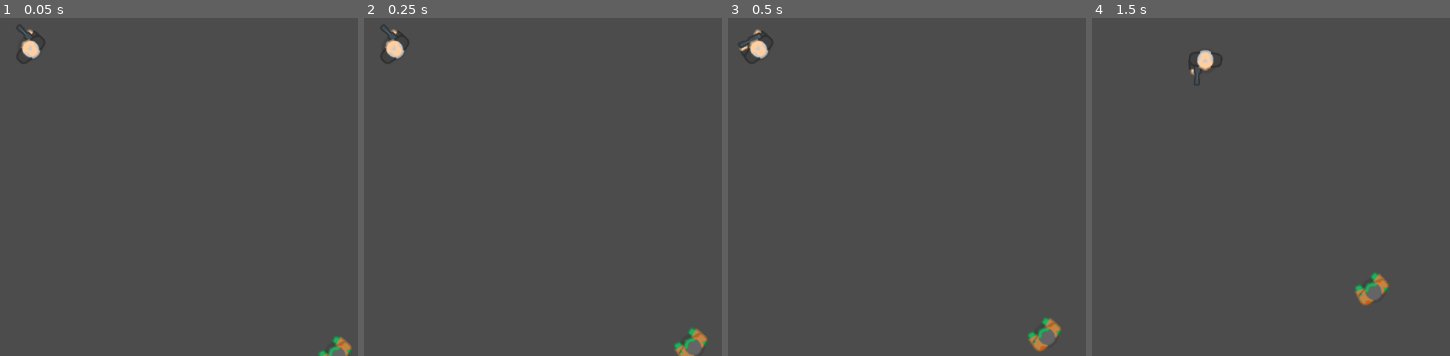
Above: before the commit, frames 1-4 (left to right).
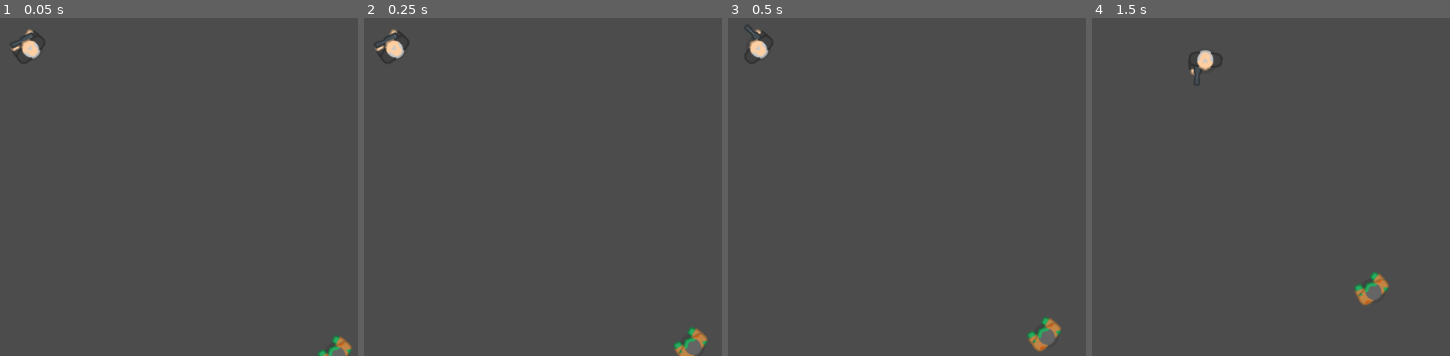
Above: after the commit, the same moments.

Repository: oscaralonsob/gdZombieSurvivors
Game: Godot game, scene res://game.tscn
The game is run twice, just before and just after one commit, with the same random seed, the same clock (stepped at 60 frames per second) and the same inputs.
Inputs (mouse positions are in pixels of both pictures, inside the frame that each line leads up to):
- Up to frame 1 (0.05 s): no input
- Up to frame 2 (0.25 s): no input
- Up to frame 3 (0.5 s): no input
- Up to frame 4 (1.5 s): move the mouse to (outside the picture) at 0.52 s; hold Right (ui_right) 0.53-1.28 s; move the mouse to (1199, 146) at 1.27 s; hold Down (ui_down) from 1.28 s (still down)

The runs differ from the first frame. In frame 1, less than 0.1% of the frame differs, in the area x 2-10%, y 2-12%; in frame 2, less than 0.1%; in frame 3, less than 0.1%; in frame 4, nothing differs.

Commit message:
feat: bulletas trigger collider to allow go trhough enemies

Diff:
--- a/godot/bullet/scene/Bullet.gd
+++ /dev/null
@@ -1,29 +0,0 @@
-extends KinematicBody2D
-
-
-const SPEED = 300
-
-# TODO: not constant in some moment
-const DMG = 10
-
-
-func _ready() -> void:
-	scale = Vector2(0.5, 0.5)
-
-
-func _physics_process(_delta: float) -> void:
-	_process_movement(_delta)
-
-
-func _process_movement(delta: float) -> void:
-	var collision_info: KinematicCollision2D  = move_and_collide(global_transform.x * SPEED * delta)
-
-	if collision_info != null:
-		_execute_collision(collision_info)
-
-
-func _execute_collision(collision: KinematicCollision2D ) -> void:
-	if collision.collider.has_method("recieve_projectile_damage"):
-		collision.collider.recieve_projectile_damage(DMG)
-
-	queue_free()
--- /dev/null
+++ b/godot/bullet/scene/Bullet.tscn
@@ -0,0 +1,22 @@
+[gd_scene load_steps=4 format=2]
+
+[ext_resource path="res://bullet/asset/bullet.png" type="Texture" id=1]
+[ext_resource path="res://bullet/script/Bullet.gd" type="Script" id=2]
+
+[sub_resource type="CapsuleShape2D" id=1]
+radius = 6.07709
+height = 6.08521
+
+[node name="Bullet" type="Node2D"]
+script = ExtResource( 2 )
+
+[node name="Sprite" type="Sprite" parent="."]
+texture = ExtResource( 1 )
+
+[node name="Area2D" type="Area2D" parent="."]
+
+[node name="CollisionShape2D" type="CollisionShape2D" parent="Area2D"]
+rotation = 1.5708
+shape = SubResource( 1 )
+
+[connection signal="body_entered" from="Area2D" to="." method="_on_Area2D_body_entered"]
--- /dev/null
+++ b/godot/bullet/script/Bullet.gd
@@ -0,0 +1,26 @@
+extends Node2D
+
+
+const SPEED = 300
+
+# TODO: not constant in some moment
+const DMG = 10
+
+
+func _ready() -> void:
+	scale = Vector2(0.5, 0.5)
+
+
+func _physics_process(_delta: float) -> void:
+	_process_movement(_delta)
+
+
+func _process_movement(delta: float) -> void:
+	translate(global_transform.x * SPEED * delta)
+
+
+func _on_Area2D_body_entered(body):
+	if body.has_method("recieve_projectile_damage"):
+		body.recieve_projectile_damage(DMG)
+
+	queue_free()
--- a/godot/bullet/script/Bullet.tscn
+++ /dev/null
@@ -1,18 +0,0 @@
-[gd_scene load_steps=4 format=2]
-
-[ext_resource path="res://bullet/asset/bullet.png" type="Texture" id=1]
-[ext_resource path="res://bullet/scene/Bullet.gd" type="Script" id=2]
-
-[sub_resource type="CapsuleShape2D" id=1]
-radius = 9.0
-height = 6.0
-
-[node name="Bullet" type="KinematicBody2D"]
-script = ExtResource( 2 )
-
-[node name="Sprite" type="Sprite" parent="."]
-texture = ExtResource( 1 )
-
-[node name="CollisionShape2D" type="CollisionShape2D" parent="."]
-rotation = 1.5708
-shape = SubResource( 1 )
--- a/godot/game.tscn
+++ b/godot/game.tscn
@@ -1,13 +1,11 @@
-[gd_scene load_steps=4 format=2]
+[gd_scene load_steps=3 format=2]
 
-[ext_resource path="res://bullet/script/Bullet.tscn" type="PackedScene" id=1]
 [ext_resource path="res://player/scene/Player.tscn" type="PackedScene" id=2]
 [ext_resource path="res://zombie/scene/Zombie.tscn" type="PackedScene" id=3]
 
 [node name="Scene" type="Node2D"]
 
 [node name="Player" parent="." instance=ExtResource( 2 )]
-bullet_scene = ExtResource( 1 )
 
 [node name="Zombie" parent="." instance=ExtResource( 3 )]
 position = Vector2( 600, 600 )
--- a/godot/player/scene/Player.tscn
+++ b/godot/player/scene/Player.tscn
@@ -1,8 +1,9 @@
-[gd_scene load_steps=6 format=2]
+[gd_scene load_steps=7 format=2]
 
 [ext_resource path="res://player/asset/manOld.png" type="Texture" id=1]
 [ext_resource path="res://player/asset/Oldman_iddle.png" type="Texture" id=2]
 [ext_resource path="res://player/script/Player.gd" type="Script" id=3]
+[ext_resource path="res://bullet/scene/Bullet.tscn" type="PackedScene" id=4]
 
 [sub_resource type="SpriteFrames" id=1]
 animations = [ {
@@ -23,11 +24,11 @@
 [node name="Player" type="KinematicBody2D"]
 position = Vector2( 200, 200 )
 script = ExtResource( 3 )
+bullet_scene = ExtResource( 4 )
 
 [node name="AnimatedSprite" type="AnimatedSprite" parent="."]
 frames = SubResource( 1 )
 animation = "Idle"
-frame = 1
 playing = true
 
 [node name="CollisionShape2D" type="CollisionShape2D" parent="."]
--- a/godot/player/script/Player.gd
+++ b/godot/player/script/Player.gd
@@ -60,7 +60,7 @@
 
 
 func _shoot() -> void:
-	var bullet: KinematicBody2D = bullet_scene.instance()
+	var bullet: Node2D = bullet_scene.instance()
 	get_parent().add_child(bullet)
 	bullet.global_rotation = _gun_position.global_rotation
 	bullet.global_position = _gun_position.global_position
